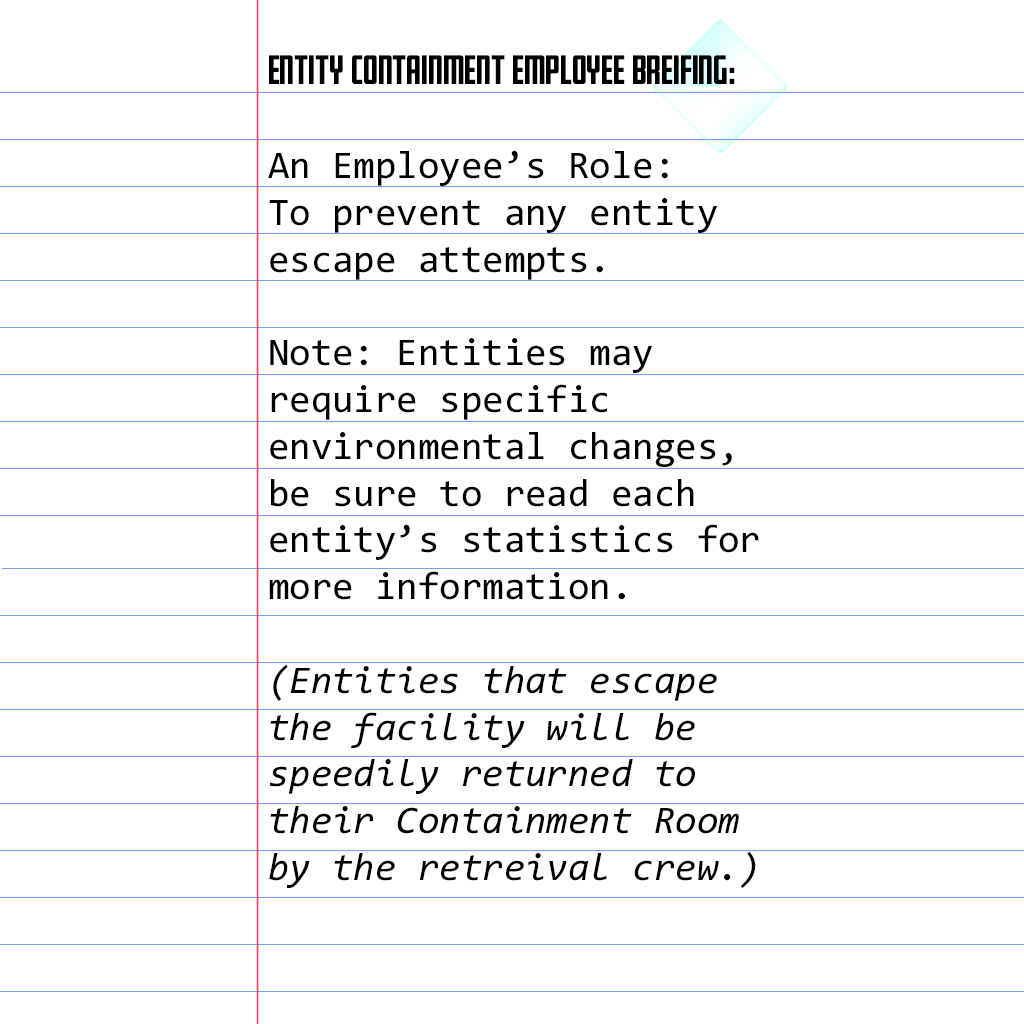
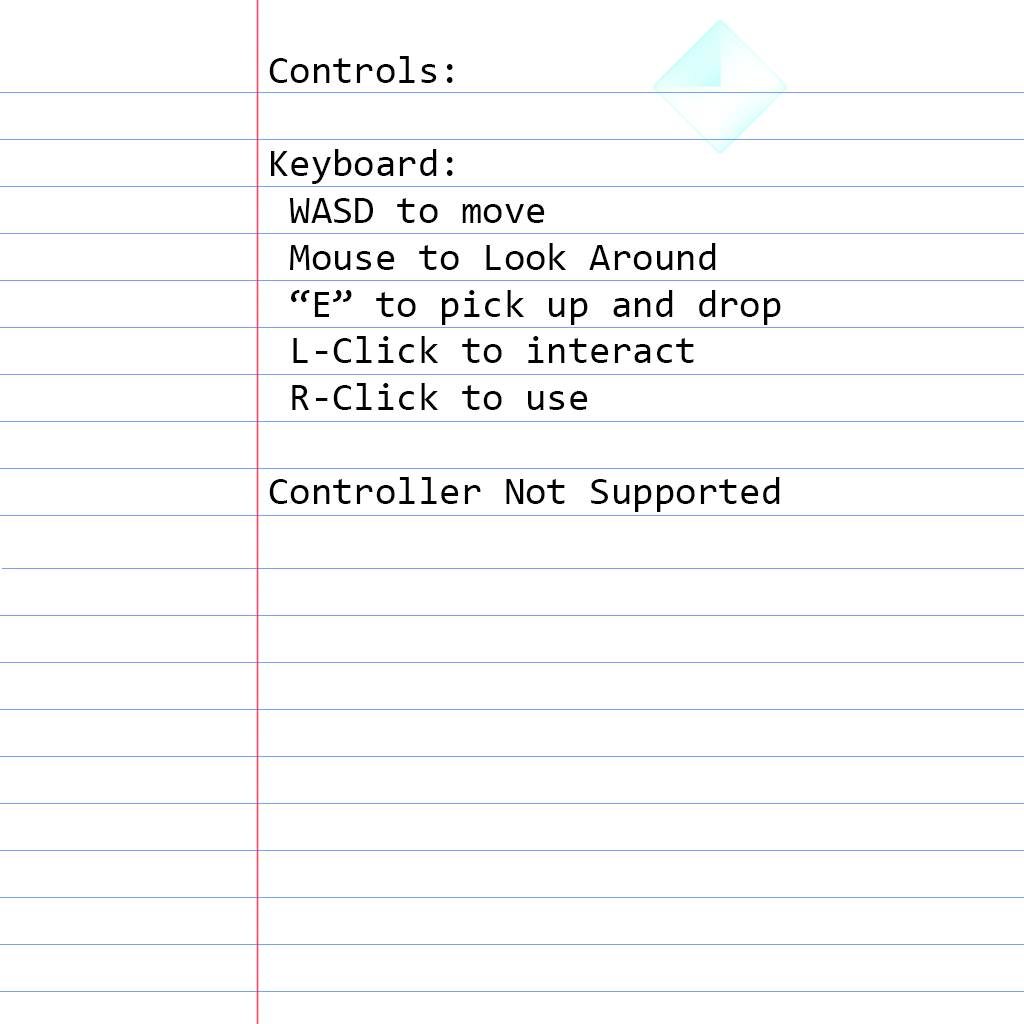
Revision of a layered w=1024, h=1024 image; what changed, layer by layer:
hid "Entity Containment Employee Breifing: An Employee’s Role: To" over [268, 55, 759, 888]
showed "Controls: Keyboard: WASD to move Mouse to Look Around “E” t", painted on it over [269, 56, 781, 746]
